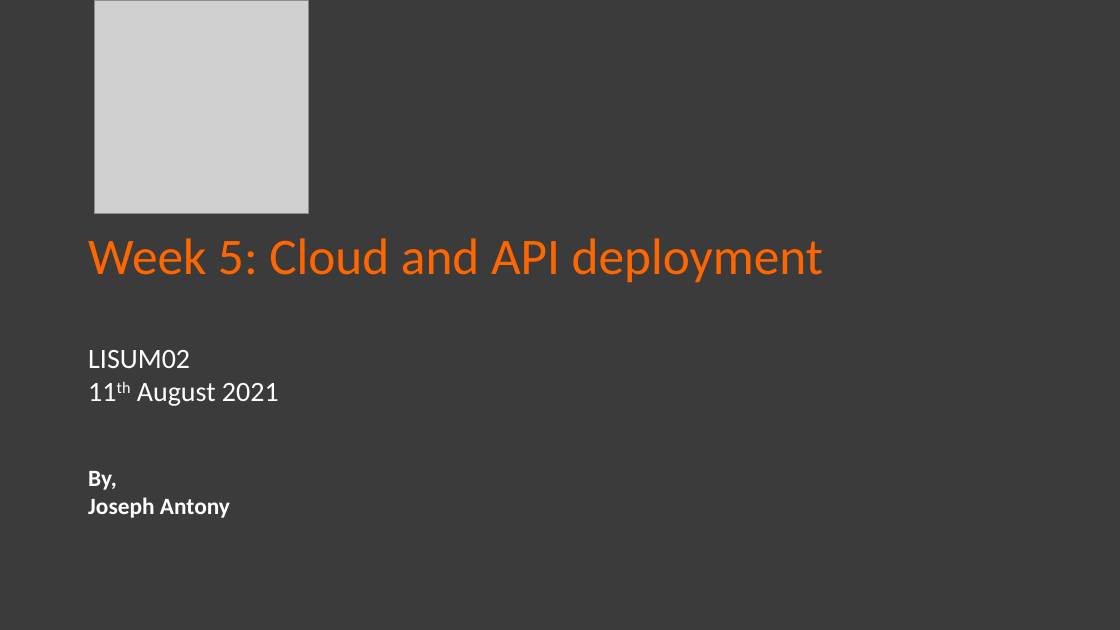
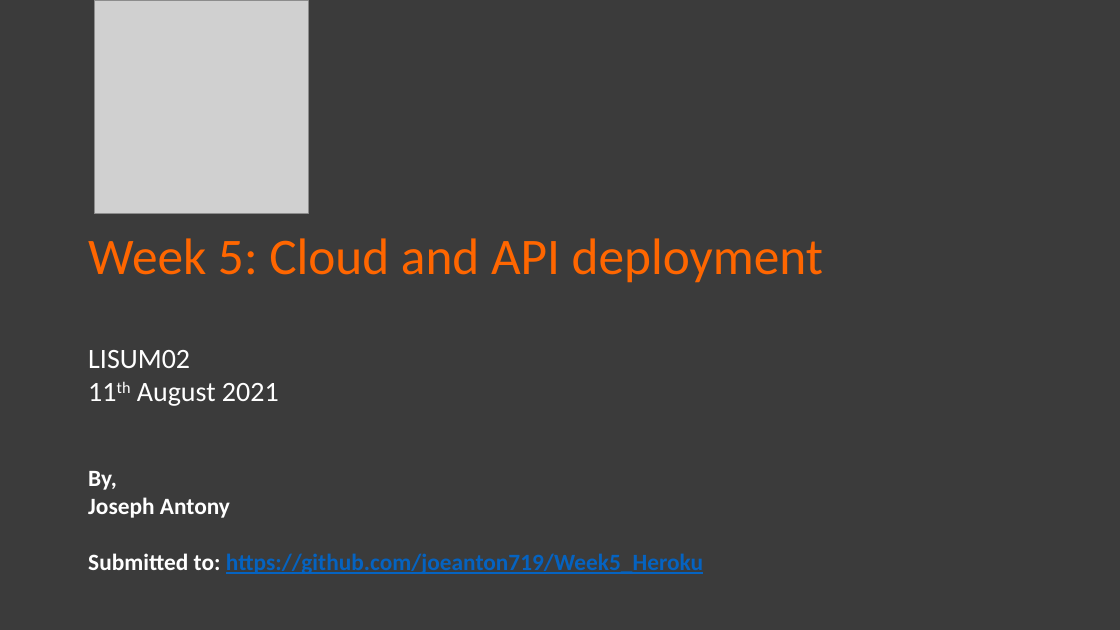
Before and after one commit to joeanton719/Week5_Heroku, a slide deck: slide 1 of Presentation1.pptx. Drawn at 1120x630 pixels with LibreOffice and Linux fonts; fonts in the diff are those of the drawing; grey boxes stand for pictures. Boxes give left, top, right and bottom in pixels: in the first picture for what was removed or moved away, otherwise in the second. Text is boxed around its words. In the diff, an @@ line names an element or a change of style, - is before the commit and + after.

```diff
--- a/Presentation1.pptx
+++ b/Presentation1.pptx
@@ text at bbox=[88, 553, 703, 574]: paragraph added @@
+Submitted to: https://github.com/joeanton719/Week5_Heroku
```
Also in this commit, not shown: 1 other file.
